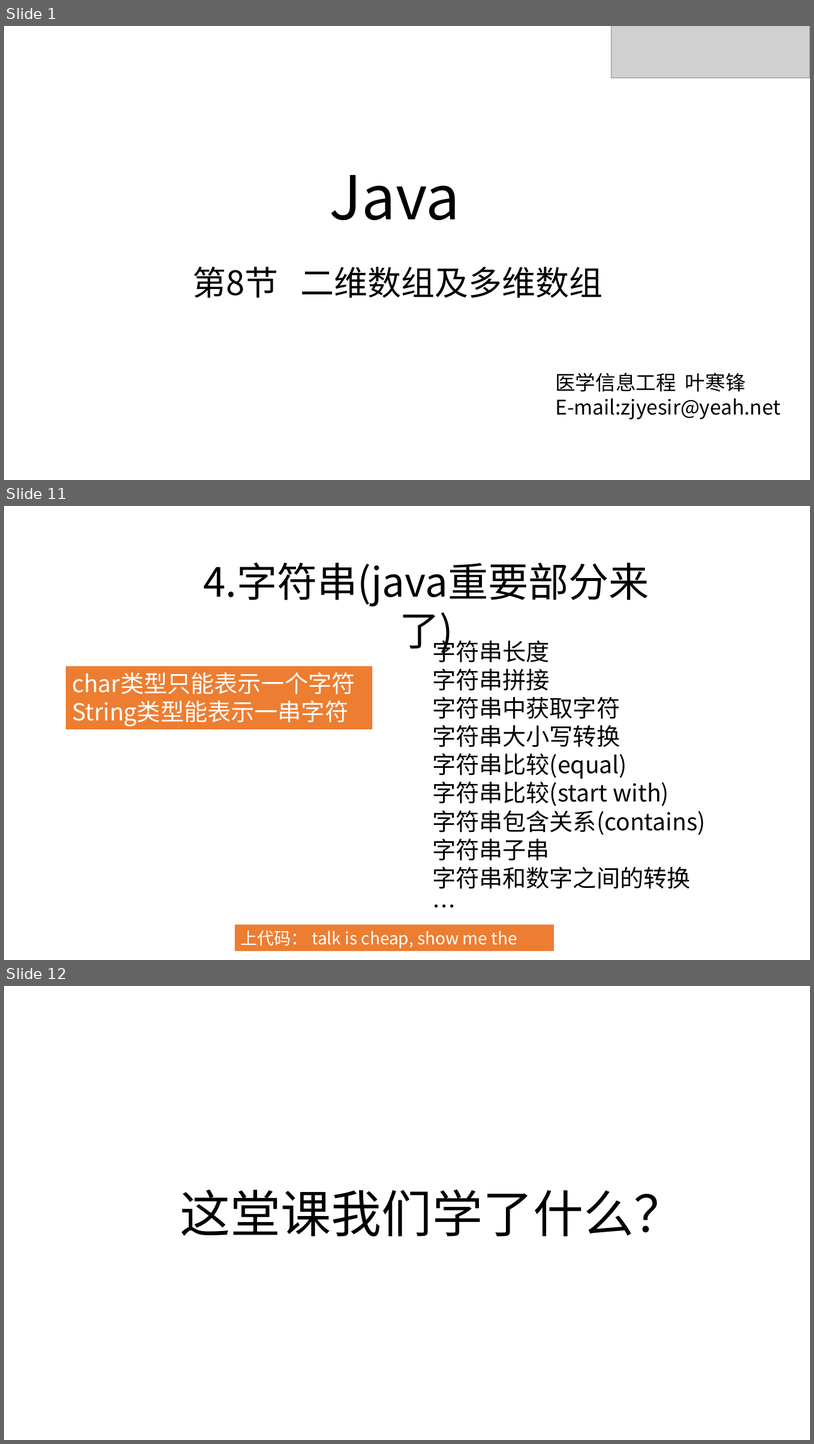
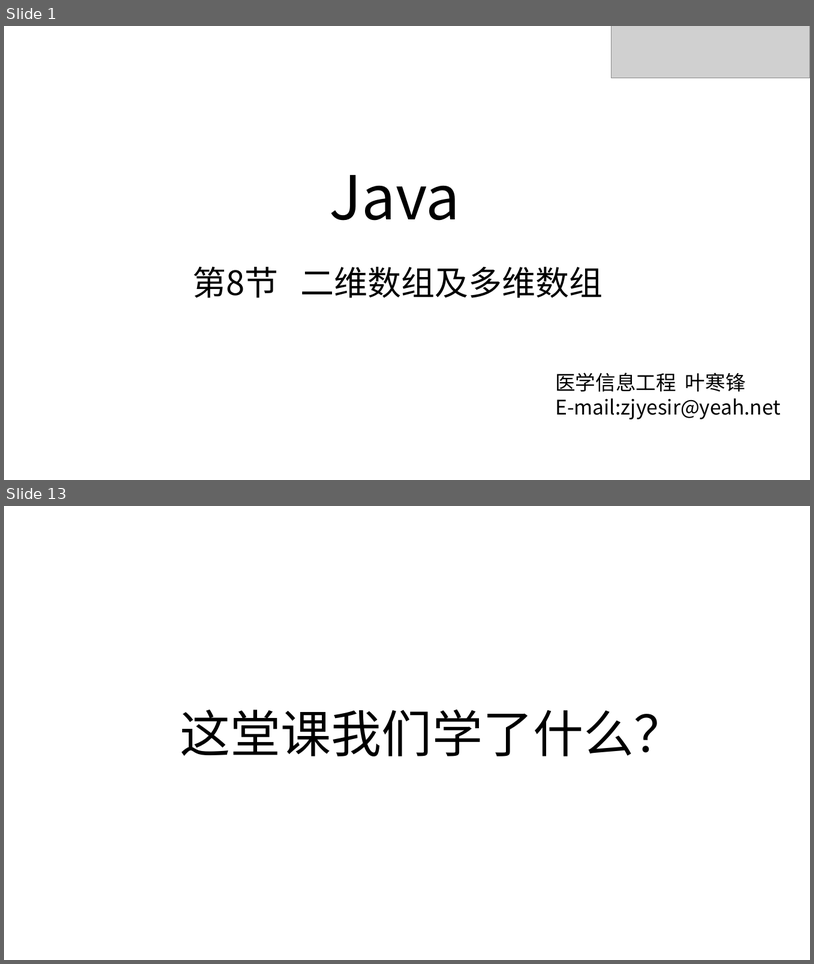
Before and after one commit to zjyesir/hmc_java_1, a slide deck: ppt/8. 二维数组.pptx. Shown one above the other, each under a label of ours: slides 1, 11 and 12 before the commit, slides 1 and 13 after it; the slides between them are not shown. The pictures are 814x1444 and 814x964 pixels, drawn with LibreOffice and Linux fonts; fonts in the diff are those of the drawing; grey boxes stand for pictures; background and template pictures are left out. Boxes give left, top, right and bottom in pixels: in the first picture for what was removed or moved away, otherwise in the second. Text is boxed around its words. In the diff, an @@ line names an element or a change of style, - is before the commit and + after.

```diff
--- a/ppt/8. 二维数组.pptx
+++ b/ppt/8. 二维数组.pptx
@@ slide 11 removed at (x1=4, y1=506, x2=810, y2=960), background picture (left out) @@
@@ text removed at (x1=203, y1=562, x2=650, y2=607) @@
-4.字符串(java重要部分来了)
@@ text removed at (x1=432, y1=636, x2=706, y2=888) @@
-字符串长度
-字符串拼接
-字符串中获取字符
-字符串大小写转换
-字符串比较(equal)
-字符串比较(start with)
-字符串包含关系(contains)
-字符串子串
-字符串和数字之间的转换
-…
@@ rectangle removed at (x1=66, y1=666, x2=372, y2=729) @@
-char类型只能表示一个字符
-String类型能表示一串字符
@@ rectangle removed at (x1=235, y1=925, x2=555, y2=951) @@
-上代码： talk is cheap, show me the code
@@ what was slide 12 is now slide 13 @@
```
Also in this commit, not shown: 1 slide changed, 10 slides added, 8 other slides removed, 2 other files.
